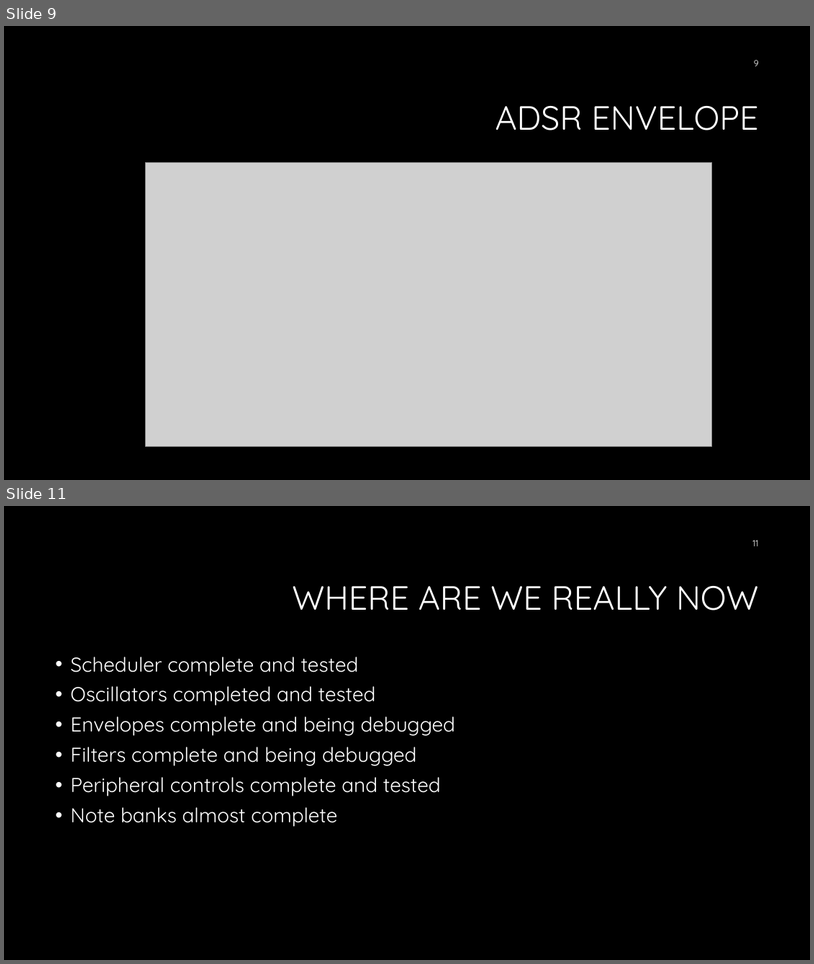
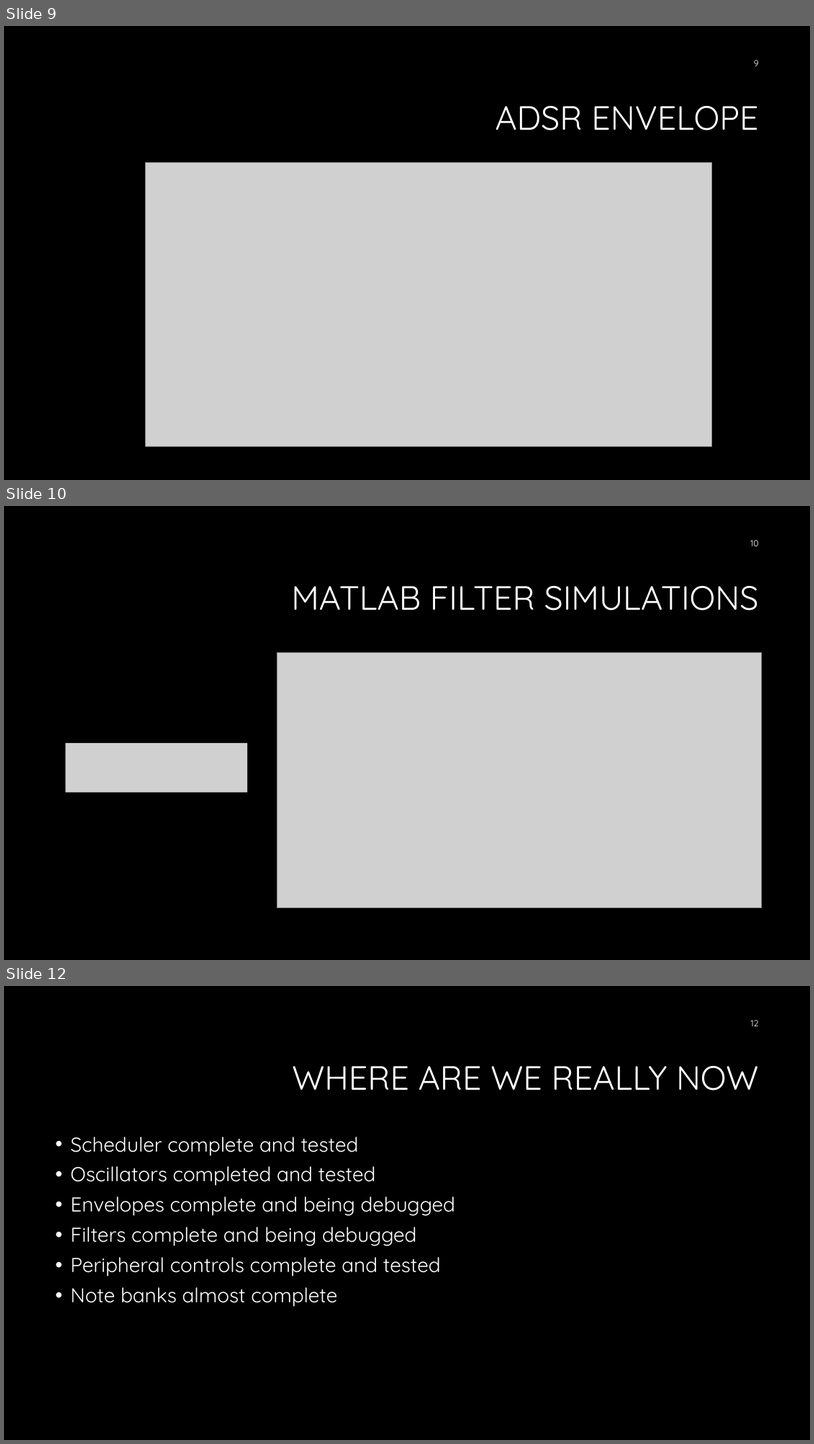
Before and after one commit to Lit0r/break-the-xilence, a slide deck: final_pres.pptx. Shown one above the other, each under a label of ours: slides 9 and 11 before the commit, slides 9, 10 and 12 after it; the slides between them are not shown. The pictures are 814x964 and 814x1444 pixels, drawn with LibreOffice and Linux fonts; fonts in the diff are those of the drawing; grey boxes stand for pictures; background and template pictures are left out. Boxes give left, top, right and bottom in pixels: in the first picture for what was removed or moved away, otherwise in the second. Text is boxed around its words. In the diff, an @@ line names an element or a change of style, - is before the commit and + after.

```diff
--- a/final_pres.pptx
+++ b/final_pres.pptx
@@ slide 10 added at box(4, 506, 810, 960), background #000000 @@
@@ page number added at box(751, 540, 759, 546), 10.5 pt, text #FFFFFF @@
+10
@@ title added at box(291, 586, 759, 610), 40 pt, text #FFFFFF @@
+MATLAB FILTER SIMULATIONS
@@ picture added at box(277, 653, 762, 908) @@
@@ picture added at box(66, 743, 248, 792) @@
@@ what was slide 11 is now slide 12 @@
@@ page number at box(751, 1020, 759, 1026): text changed @@
-11
+12
```
Also in this commit, not shown: 1 other slide added, 1 slide removed.
